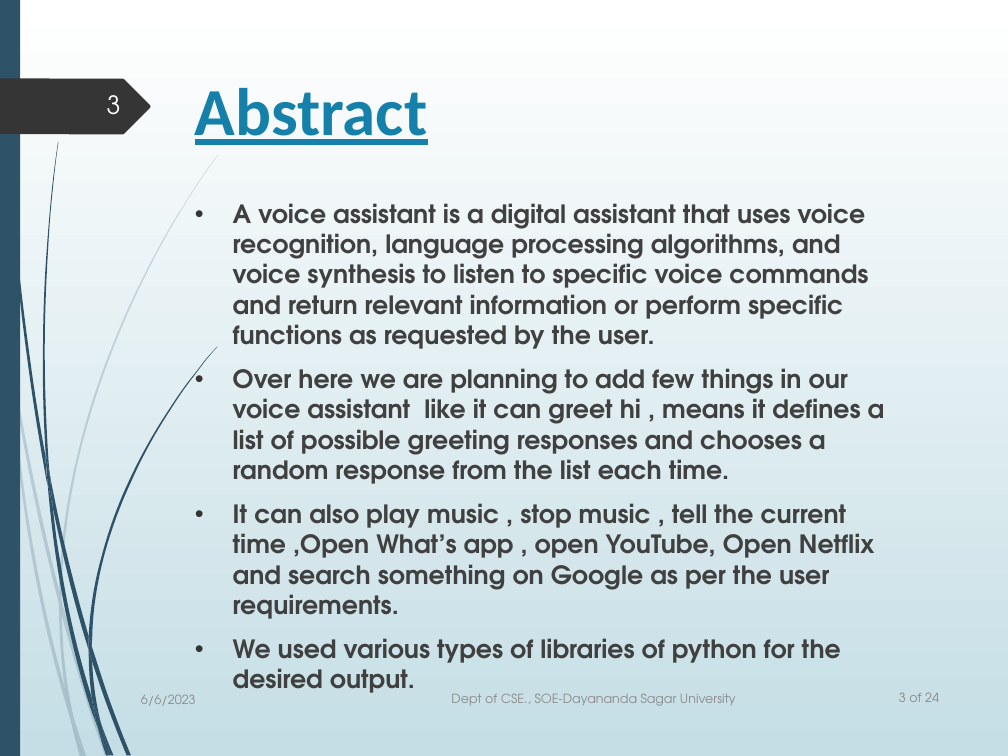
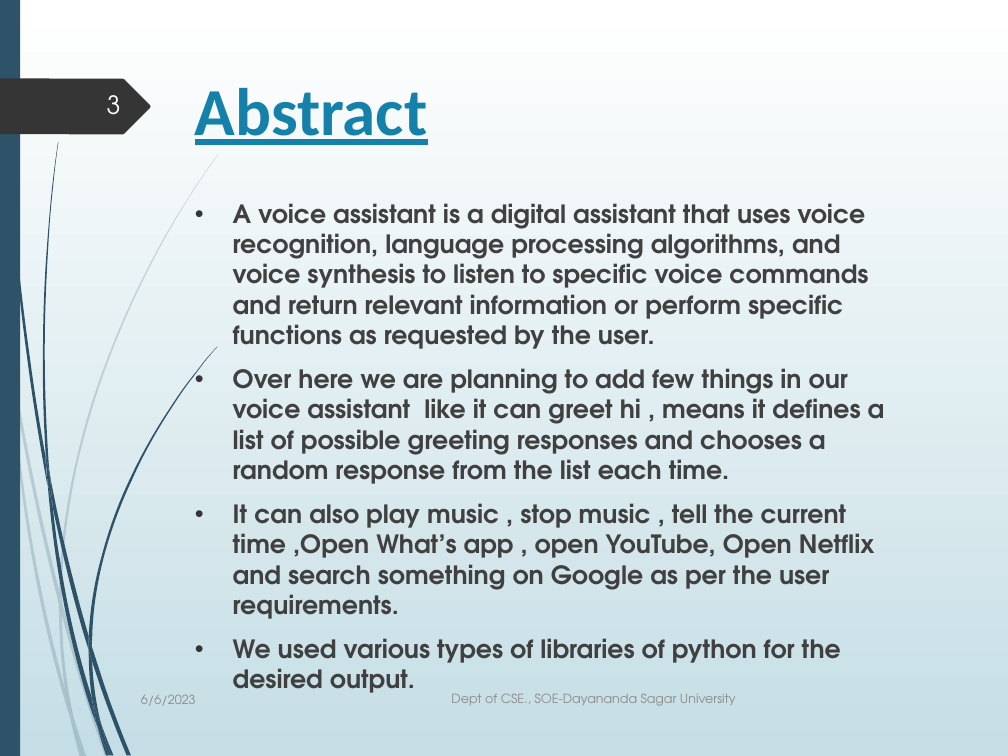
Before and after one commit to Hy-per-ion/andrew-voice-assistant, a slide deck: slide 3 of app/Personal_Robot_with_AI_enabled_Voice_Assistant.pptx. Drawn at 1008x756 pixels with LibreOffice and Linux fonts; fonts in the diff are those of the drawing. Boxes give left, top, right and bottom in pixels: in the first picture for what was removed or moved away, otherwise in the second. Text is boxed around its words. In the diff, an @@ line names an element or a change of style, - is before the commit and + after.

```diff
--- a/app/Personal_Robot_with_AI_enabled_Voice_Assistant.pptx
+++ b/app/Personal_Robot_with_AI_enabled_Voice_Assistant.pptx
@@ page number removed at box(899, 692, 939, 702) @@
-3 of 24
```
Also in this commit, not shown: 17 other slides changed, 15 slides added.
